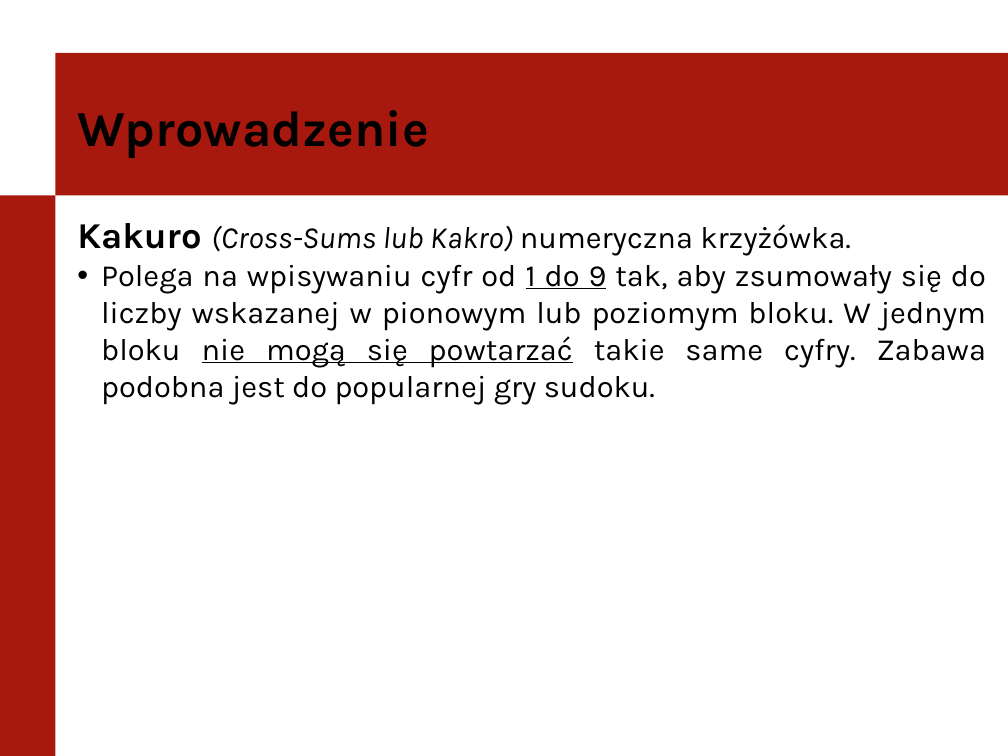
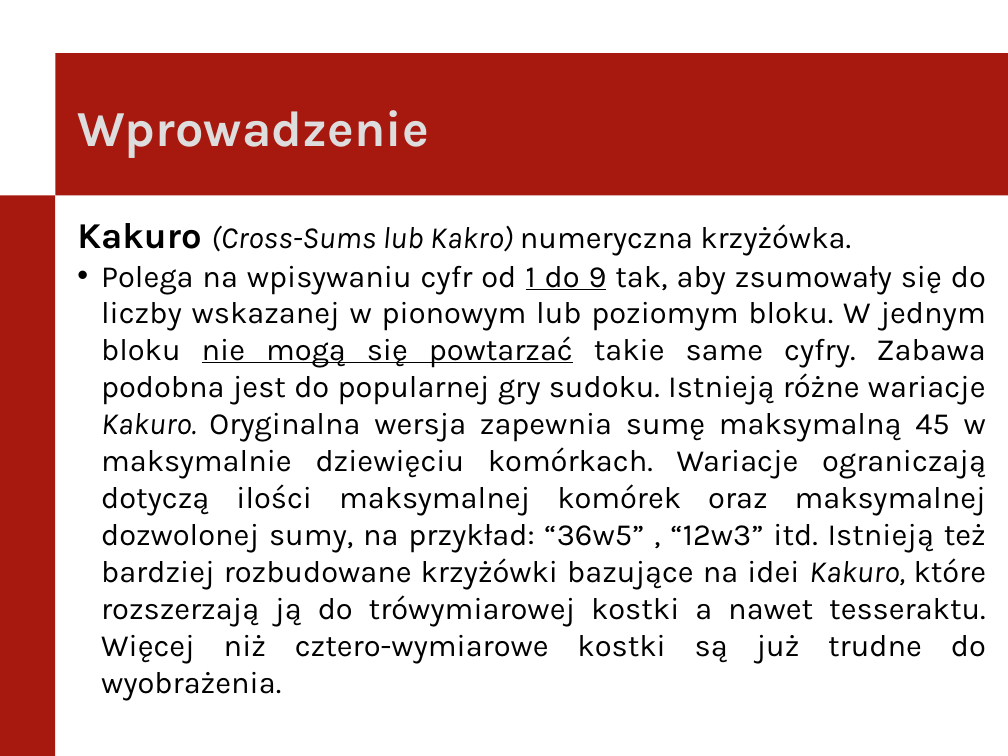
Before and after one commit to itomi/kakuro, a slide deck: slide 3 of Documentation/PierwszaPrezentacja.pptx. Drawn at 1008x756 pixels with LibreOffice and Linux fonts; fonts in the diff are those of the drawing; background and template pictures are left out. Boxes give left, top, right and bottom in pixels: in the first picture for what was removed or moved away, otherwise in the second. Text is boxed around its words. In the diff, an @@ line names an element or a change of style, - is before the commit and + after.

Commit message:
Presentation

```diff
--- a/Documentation/PierwszaPrezentacja.pptx
+++ b/Documentation/PierwszaPrezentacja.pptx
@@ text "Wprowadzenie" at box(77, 110, 429, 158): text colour #000000 to #DDDDDD @@
@@ text at box(77, 223, 987, 701): text changed @@
-• Kakuro (Cross-Sums lub Kakro) numeryczna krzyżówka.
-  Polega na wpisywaniu cyfr od 1 do 9 tak, aby zsumowały się do liczby wskazanej w pionowym lub poziomym bloku. W jednym bloku nie mogą się powtarzać takie same cyfry. Zabawa podobna jest do popularnej gry sudoku.
+Kakuro (Cross-Sums lub Kakro) numeryczna krzyżówka.
+• Polega na wpisywaniu cyfr od 1 do 9 tak, aby zsumowały się do liczby wskazanej w pionowym lub poziomym bloku. W jednym bloku nie mogą się powtarzać takie same cyfry. Zabawa podobna jest do popularnej gry sudoku. Istnieją różne wariacje Kakuro. Oryginalna wersja zapewnia sumę maksymalną 45 w maksymalnie dziewięciu komórkach. Wariacje ograniczają dotyczą ilości maksymalnej komórek oraz maksymalnej dozwolonej sumy, na przykład: “36w5” , “12w3” itd. Istnieją też bardziej rozbudowane krzyżówki bazujące na idei Kakuro, które rozszerzają ją do trówymiarowej kostki a nawet tesseraktu. Więcej niż cztero-wymiarowe kostki są już trudne do wyobrażenia.
```
Also in this commit, not shown: 8 other slides changed, 13 slides added, 1 other file.
